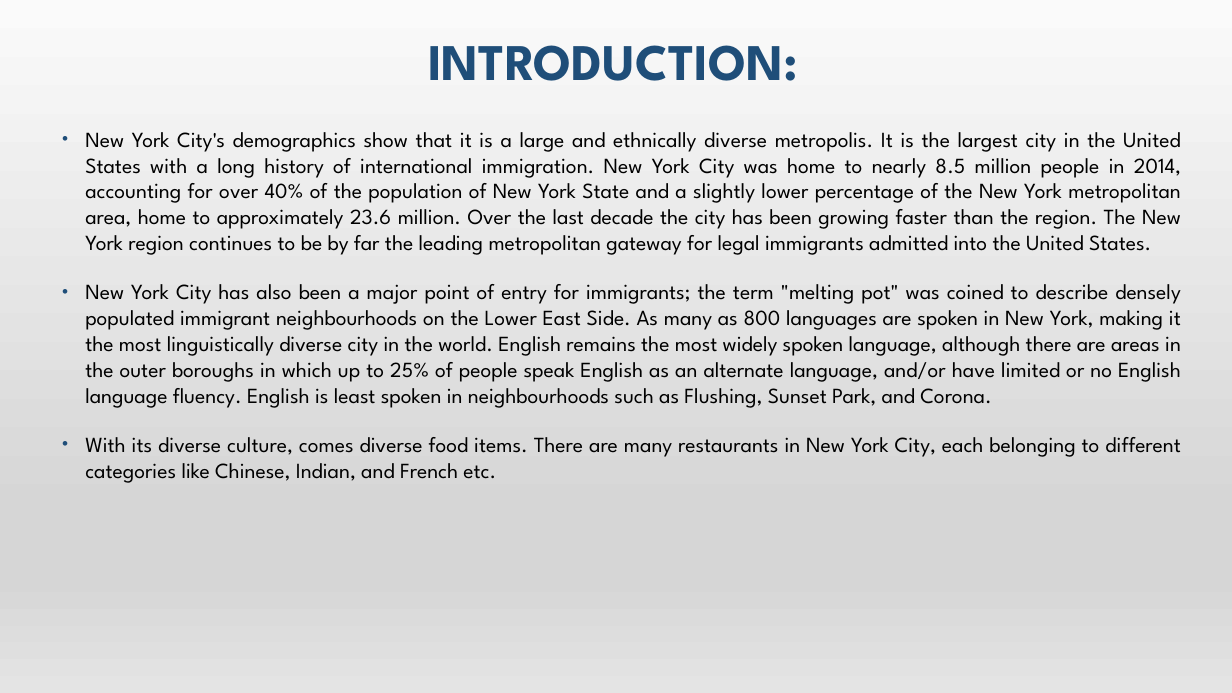
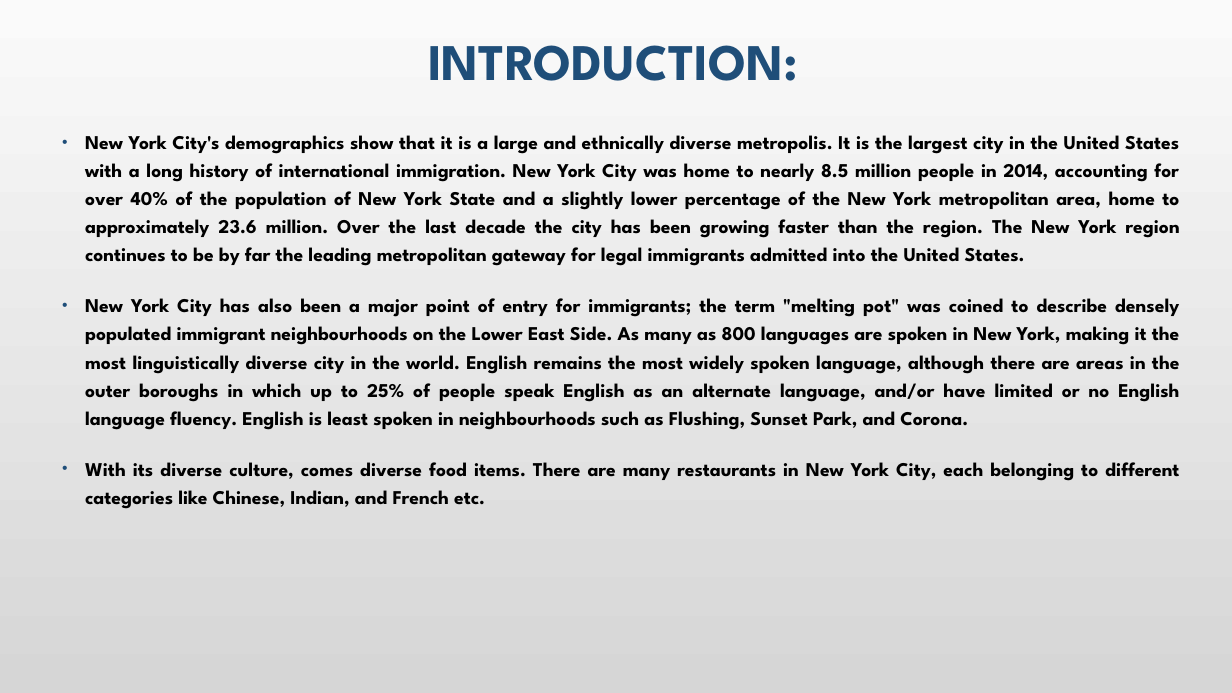
Before and after one commit to mmousa4/Coursera-Capstone, a slide deck: slide 2 of Week 5/Presentation - The Battle of Neighbourhoods.pptx. Drawn at 1232x693 pixels with LibreOffice and Linux fonts; fonts in the diff are those of the drawing. Boxes give left, top, right and bottom in pixels: in the first picture for what was removed or moved away, otherwise in the second. Text is boxed around its words. In the diff, an @@ line names an element or a change of style, - is before the commit and + after.

```diff
--- a/Week 5/Presentation - The Battle of Neighbourhoods.pptx
+++ b/Week 5/Presentation - The Battle of Neighbourhoods.pptx
@@ background gradient #F2F2F2 to #E7E6E6 to #FFFFFF to #D9D9D9 to gradient #F2F2F2 to #D9D9D9 @@
@@ rectangle at (0, 0, 1232, 693): fill gradient #FAFAFA to #D7D7D7 to #E4E4E4 to gradient #FAFAFA to #D6D6D6; shadow on @@
@@ text "New York City's demographics show ..." at (85, 135, 1180, 509): size 16.8 to 15.2 pt, bold on; line spacing 1 to 1.2 @@
```
Also in this commit, not shown: 5 other slides changed, 1 other file.
